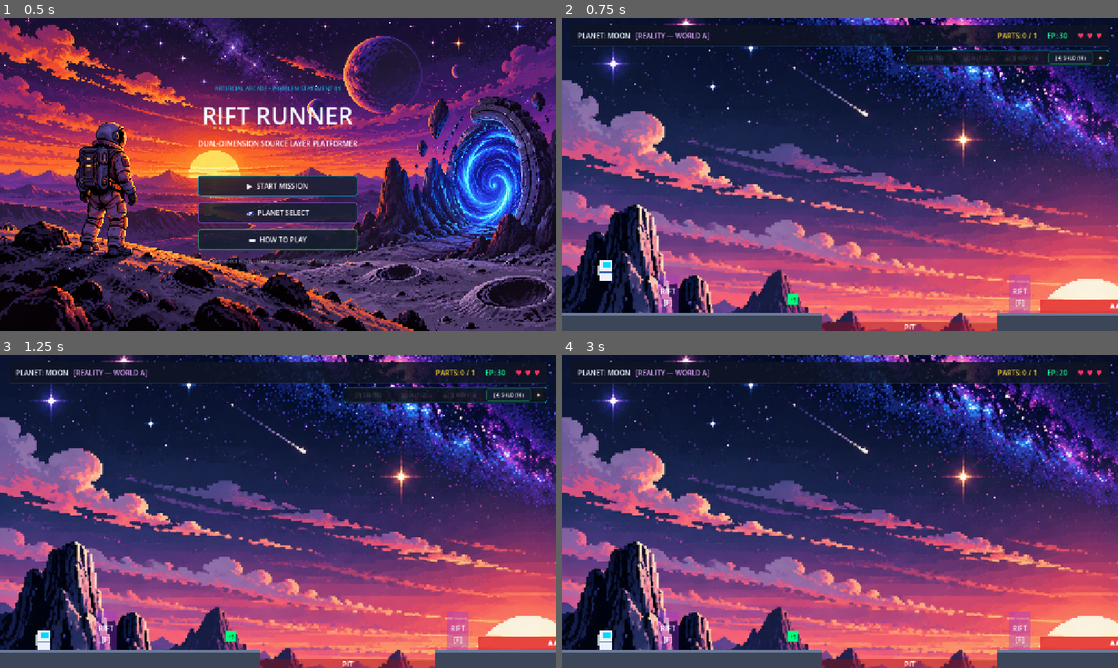
Above: before the commit, frames 1-4 (two rows, left to right).
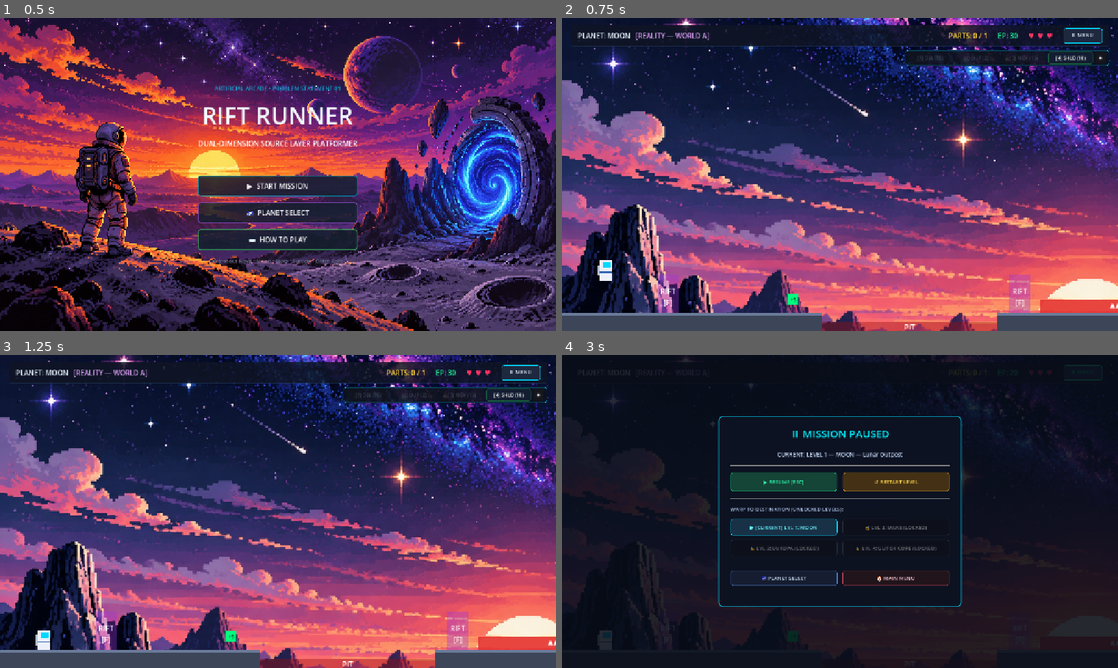
Above: after the commit, the same moments.

Repository: Pratik-sanap/Glitchverse
Game: Godot game, scene res://src/scenes/main.tscn
Same seed, same stepped clock (60 frames per second), same inputs: the game is played once before the commit and once after it.
Inputs (mouse positions are in pixels of both pictures, inside the frame that each line leads up to):
- Up to frame 1 (0.5 s): no input
- Up to frame 2 (0.75 s): click "▶ START MISSION" at 0.5 s
- Up to frame 3 (1.25 s): no input
- Up to frame 4 (3 s): click "[4] SHLD (10)" at 1.25 s; click "✖" at 2 s; click (1084, 373) at 2.75 s, where only the run after the commit has a clickable "⏸ MENU"

Frame 1 is identical in both runs. In frame 2, 0.5% of the frame differs, in the area x 69-98%, y 3-9%; in frame 3, 0.5%; in frame 4, 84%, in the area x 0-100%, y 0-100%.

Commit message:
feat(ui): add in-level pause menu with restart, level warp, and HUD button
- Added pause_menu.gd and pause_menu.tscn overlay with PROCESS_MODE_ALWAYS
- Added pause button (⏸ MENU) to HUD top bar
- Mapped ESC / P keyboard shortcuts to toggle pause menu
- Supported immediate Level Restart without restarting the game client
- Supported warping directly to any unlocked level (Moon, Mars, Europa, Glitch Core)
- Added navigation to Planet Select and Title Screen
- Added click sound effect on menu interactions

Diff:
--- a/project.godot
+++ b/project.godot
@@ -74,6 +74,12 @@
 "events": [Object(InputEventKey,"resource_local_to_scene":false,"resource_name":"","device":-1,"window_id":0,"alt_press …(191 unchanged characters)…
 ]
 }
+pause={
+"deadzone": 0.5,
+"events": [Object(InputEventKey,"resource_local_to_scene":false,"resource_name":"","device":-1,"window_id":0,"alt_pressed":false,"shift_pressed":false,"ctrl_pressed":false,"meta_pressed":false,"pressed":false,"keycode":0,"physical_keycode":4194305,"key_label":0,"unicode":0,"location":0,"echo":false,"script":null)
+, Object(InputEventKey,"resource_local_to_scene":false,"resource_name":"","device":-1,"window_id":0,"alt_pressed":false,"shift_pressed":false,"ctrl_pressed":false,"meta_pressed":false,"pressed":false,"keycode":0,"physical_keycode":80,"key_label":0,"unicode":112,"location":0,"echo":false,"script":null)
+]
+}
 
 [rendering]
 
--- a/src/scenes/gameplay.gd
+++ b/src/scenes/gameplay.gd
@@ -28,6 +28,10 @@
 # Audio
 var _audio_mgr: Node
 
+# In-Game Pause Menu
+var _pause_menu: Node = null
+var _pause_canvas: CanvasLayer = null
+
 
 func _ready() -> void:
 	# Check if Game already has an active level ID, or read from GameProgress
@@ -43,7 +47,10 @@
 	# Attach HUD overlay
 	var hud_scene: PackedScene = load("res://src/ui/hud.tscn")
 	if hud_scene:
-		add_child(hud_scene.instantiate())
+		var hud_node: Node = hud_scene.instantiate()
+		if hud_node.has_signal("pause_requested"):
+			hud_node.pause_requested.connect(_on_pause_requested)
+		add_child(hud_node)
 
 	# Attach Audio Manager
 	var audio_script: GDScript = load("res://src/scenes/audio_manager.gd")
@@ -69,6 +76,13 @@
 
 func _process(_delta: float) -> void:
 	_feed_input_to_game()
+
+
+func _unhandled_input(event: InputEvent) -> void:
+	if event is InputEventKey and event.is_pressed() and not event.is_echo():
+		if event.physical_keycode == KEY_ESCAPE or event.physical_keycode == KEY_P:
+			_toggle_pause()
+			get_viewport().set_input_as_handled()
 
 
 # ── INPUT FEEDING ───────────────────────────────────────────
@@ -719,6 +733,7 @@
 
 
 func _on_next_level_requested() -> void:
+	get_tree().paused = false
 	if _level_id >= 4:
 		get_tree().change_scene_to_file("res://src/scenes/ending_screen.tscn")
 	else:
@@ -729,13 +744,69 @@
 
 
 func _on_replay_level() -> void:
+	get_tree().paused = false
 	Game.load_level(_level_id)
 	get_tree().change_scene_to_file("res://src/scenes/gameplay.tscn")
 
 
+func _on_jump_to_level(target_level_id: int) -> void:
+	get_tree().paused = false
+	GameProgress.selected_level = target_level_id
+	Game.load_level(target_level_id)
+	get_tree().change_scene_to_file("res://src/scenes/gameplay.tscn")
+
+
 func _on_return_to_level_select() -> void:
+	get_tree().paused = false
 	get_tree().change_scene_to_file("res://src/scenes/level_select.tscn")
 
 
 func _on_return_to_main_menu() -> void:
+	get_tree().paused = false
 	get_tree().change_scene_to_file("res://src/scenes/title_screen.tscn")
+
+
+# ── PAUSE MENU CONTROLLER ───────────────────────────────────
+func _on_pause_requested() -> void:
+	_toggle_pause()
+
+
+func _toggle_pause() -> void:
+	if get_tree().paused:
+		_resume_game()
+	else:
+		_pause_game()
+
+
+func _pause_game() -> void:
+	var state: Dictionary = Game.get_state()
+	if state.get("status", "playing") != "playing":
+		return
+
+	get_tree().paused = true
+
+	if _pause_menu == null:
+		var pause_scene: PackedScene = load("res://src/scenes/pause_menu.tscn")
+		if pause_scene:
+			_pause_menu = pause_scene.instantiate()
+			_pause_menu.setup(_level_id)
+			_pause_menu.resume_requested.connect(_resume_game)
+			_pause_menu.restart_requested.connect(_on_replay_level)
+			_pause_menu.level_selected.connect(_on_jump_to_level)
+			_pause_menu.level_select_screen_requested.connect(_on_return_to_level_select)
+			_pause_menu.main_menu_requested.connect(_on_return_to_main_menu)
+
+			_pause_canvas = CanvasLayer.new()
+			_pause_canvas.layer = 30
+			_pause_canvas.process_mode = Node.PROCESS_MODE_ALWAYS
+			_pause_canvas.add_child(_pause_menu)
+			add_child(_pause_canvas)
+	else:
+		_pause_menu.setup(_level_id)
+		_pause_canvas.visible = true
+
+
+func _resume_game() -> void:
+	get_tree().paused = false
+	if _pause_canvas:
+		_pause_canvas.visible = false
--- /dev/null
+++ b/src/scenes/pause_menu.gd
@@ -0,0 +1,334 @@
+## pause_menu.gd — In-Game Pause & Warp Menu for Rift Runner.
+## Role C owns this file. No game rules logic here.
+## Provides options to Resume, Restart Level, Jump to any Unlocked Level,
+## go to Planet Select, or return to Main Menu.
+extends Control
+
+signal resume_requested
+signal restart_requested
+signal level_selected(level_id: int)
+signal level_select_screen_requested
+signal main_menu_requested
+
+const GameProgress = preload("res://src/scenes/game_progress.gd")
+
+const PLANETS: Array[Dictionary] = [
+	{
+		"id": 1,
+		"name": "MOON",
+		"desc": "Lunar Outpost",
+		"color": Color(0.65, 0.72, 0.85)
+	},
+	{
+		"id": 2,
+		"name": "MARS",
+		"desc": "Crimson Dunes",
+		"color": Color(1.0, 0.38, 0.25)
+	},
+	{
+		"id": 3,
+		"name": "EUROPA",
+		"desc": "Frozen Depths",
+		"color": Color(0.2, 0.9, 1.0)
+	},
+	{
+		"id": 4,
+		"name": "GLITCH CORE",
+		"desc": "Source Dimension",
+		"color": Color(0.85, 0.3, 1.0)
+	}
+]
+
+var _level_id: int = 1
+var _subtitle_lbl: Label
+var _levels_grid: GridContainer
+var _click_player: AudioStreamPlayer
+
+
+func _ready() -> void:
+	process_mode = Node.PROCESS_MODE_ALWAYS
+	_setup_audio()
+	_build_ui()
+	_refresh_display()
+
+
+func setup(level_id: int) -> void:
+	_level_id = level_id
+	GameProgress.load_progress()
+	if _subtitle_lbl:
+		_refresh_display()
+
+
+func _unhandled_input(event: InputEvent) -> void:
+	if not visible:
+		return
+	if event is InputEventKey and event.is_pressed() and not event.is_echo():
+		if event.physical_keycode == KEY_ESCAPE or event.physical_keycode == KEY_P:
+			_play_click()
+			emit_signal("resume_requested")
+			get_viewport().set_input_as_handled()
+
+
+func _setup_audio() -> void:
+	_click_player = AudioStreamPlayer.new()
+	_click_player.process_mode = Node.PROCESS_MODE_ALWAYS
+	if ResourceLoader.exists("res://assets/sounds/click.wav"):
+		_click_player.stream = load("res://assets/sounds/click.wav")
+	add_child(_click_player)
+
+
+func _play_click() -> void:
+	if _click_player and _click_player.stream:
+		if _click_player.is_playing():
+			_click_player.stop()
+		_click_player.play()
+
+
+func _build_ui() -> void:
+	set_anchors_preset(Control.PRESET_FULL_RECT)
+
+	# 1. Dark semi-transparent blur backdrop
+	var bg: ColorRect = ColorRect.new()
+	bg.set_anchors_preset(Control.PRESET_FULL_RECT)
+	bg.color = Color(0.03, 0.05, 0.09, 0.88)
+	add_child(bg)
+
+	# 2. Centered Modal Dialog
+	var center_root: CenterContainer = CenterContainer.new()
+	center_root.set_anchors_preset(Control.PRESET_FULL_RECT)
+	add_child(center_root)
+
+	var panel: PanelContainer = PanelContainer.new()
+	panel.custom_minimum_size = Vector2(560, 440)
+	center_root.add_child(panel)
+
+	var panel_style: StyleBoxFlat = StyleBoxFlat.new()
+	panel_style.bg_color = Color(0.05, 0.07, 0.13, 0.97)
+	panel_style.border_width_left = 2
+	panel_style.border_width_right = 2
+	panel_style.border_width_top = 2
+	panel_style.border_width_bottom = 2
+	panel_style.border_color = Color(0.0, 0.85, 1.0, 0.85)
+	panel_style.corner_radius_top_left = 10
+	panel_style.corner_radius_top_right = 10
+	panel_style.corner_radius_bottom_left = 10
+	panel_style.corner_radius_bottom_right = 10
+	panel_style.content_margin_left = 28
+	panel_style.content_margin_right = 28
+	panel_style.content_margin_top = 24
+	panel_style.content_margin_bottom = 24
+	panel.add_theme_stylebox_override("panel", panel_style)
+
+	var box: VBoxContainer = VBoxContainer.new()
+	box.add_theme_constant_override("separation", 14)
+	panel.add_child(box)
+
+	# Header
+	var title_lbl: Label = Label.new()
+	title_lbl.text = "⏸ MISSION PAUSED"
+	title_lbl.horizontal_alignment = HORIZONTAL_ALIGNMENT_CENTER
+	title_lbl.add_theme_font_size_override("font_size", 24)
+	title_lbl.add_theme_color_override("font_color", Color(0.0, 0.95, 1.0))
+	box.add_child(title_lbl)
+
+	_subtitle_lbl = Label.new()
+	_subtitle_lbl.text = "LEVEL 1: MOON — Lunar Outpost"
+	_subtitle_lbl.horizontal_alignment = HORIZONTAL_ALIGNMENT_CENTER
+	_subtitle_lbl.add_theme_font_size_override("font_size", 13)
+	_subtitle_lbl.add_theme_color_override("font_color", Color(0.8, 0.88, 1.0))
+	box.add_child(_subtitle_lbl)
+
+	var sep1: HSeparator = HSeparator.new()
+	box.add_child(sep1)
+
+	# Primary Actions (Resume / Restart)
+	var action_box: HBoxContainer = HBoxContainer.new()
+	action_box.add_theme_constant_override("separation", 14)
+	box.add_child(action_box)
+
+	var btn_resume: Button = _create_styled_button(
+		"▶ RESUME [ESC]",
+		Color(0.08, 0.28, 0.22, 0.95),
+		Color(0.1, 1.0, 0.6, 0.9),
+		Color(0.2, 1.0, 0.7)
+	)
+	btn_resume.size_flags_horizontal = Control.SIZE_EXPAND_FILL
+	btn_resume.custom_minimum_size = Vector2(0, 44)
+	btn_resume.pressed.connect(func():
+		_play_click()
+		emit_signal("resume_requested")
+	)
+	action_box.add_child(btn_resume)
+
+	var btn_restart: Button = _create_styled_button(
+		"↺ RESTART LEVEL",
+		Color(0.28, 0.2, 0.08, 0.95),
+		Color(1.0, 0.75, 0.2, 0.9),
+		Color(1.0, 0.85, 0.3)
+	)
+	btn_restart.size_flags_horizontal = Control.SIZE_EXPAND_FILL
+	btn_restart.custom_minimum_size = Vector2(0, 44)
+	btn_restart.pressed.connect(func():
+		_play_click()
+		emit_signal("restart_requested")
+	)
+	action_box.add_child(btn_restart)
+
+	var sep2: HSeparator = HSeparator.new()
+	box.add_child(sep2)
+
+	# Unlocked Level Select Section
+	var level_header: Label = Label.new()
+	level_header.text = "WARP TO DESTINATION (UNLOCKED LEVELS):"
+	level_header.add_theme_font_size_override("font_size", 12)
+	level_header.add_theme_color_override("font_color", Color(0.75, 0.85, 1.0))
+	box.add_child(level_header)
+
+	_levels_grid = GridContainer.new()
+	_levels_grid.columns = 2
+	_levels_grid.add_theme_constant_override("h_separation", 12)
+	_levels_grid.add_theme_constant_override("v_separation", 10)
+	box.add_child(_levels_grid)
+
+	var sep3: HSeparator = HSeparator.new()
+	box.add_child(sep3)
+
+	# Navigation Buttons (Planet Select / Main Menu)
+	var nav_box: HBoxContainer = HBoxContainer.new()
+	nav_box.add_theme_constant_override("separation", 12)
+	box.add_child(nav_box)
+
+	var btn_planet_select: Button = _create_styled_button(
+		"🌌 PLANET SELECT",
+		Color(0.09, 0.12, 0.2, 0.9),
+		Color(0.3, 0.5, 0.8, 0.7),
+		Color(0.85, 0.92, 1.0)
+	)
+	btn_planet_select.size_flags_horizontal = Control.SIZE_EXPAND_FILL
+	btn_planet_select.custom_minimum_size = Vector2(0, 36)
+	btn_planet_select.pressed.connect(func():
+		_play_click()
+		emit_signal("level_select_screen_requested")
+	)
+	nav_box.add_child(btn_planet_select)
+
+	var btn_main_menu: Button = _create_styled_button(
+		"🏠 MAIN MENU",
+		Color(0.14, 0.08, 0.1, 0.9),
+		Color(0.7, 0.25, 0.35, 0.7),
+		Color(1.0, 0.8, 0.85)
+	)
+	btn_main_menu.size_flags_horizontal = Control.SIZE_EXPAND_FILL
+	btn_main_menu.custom_minimum_size = Vector2(0, 36)
+	btn_main_menu.pressed.connect(func():
+		_play_click()
+		emit_signal("main_menu_requested")
+	)
+	nav_box.add_child(btn_main_menu)
+
+
+func _refresh_display() -> void:
+	var planet_name: String = "UNKNOWN"
+	for p in PLANETS:
+		if p["id"] == _level_id:
+			planet_name = p["name"] + " — " + p["desc"]
+			break
+	if _subtitle_lbl:
+		_subtitle_lbl.text = "CURRENT: LEVEL %d — %s" % [_level_id, planet_name]
+
+	if not _levels_grid:
+		return
+
+	for child in _levels_grid.get_children():
+		child.queue_free()
+
+	for p in PLANETS:
+		var lvl_id: int = p["id"]
+		var is_unlocked: bool = GameProgress.is_unlocked(lvl_id)
+		var is_current: bool = (lvl_id == _level_id)
+		var p_name: String = p["name"]
+		var p_col: Color = p["color"]
+
+		var btn: Button
+		if is_current:
+			btn = _create_styled_button(
+				"▶ [CURRENT] LVL %d: %s" % [lvl_id, p_name],
+				Color(0.1, 0.2, 0.28, 0.95),
+				Color(0.0, 0.85, 1.0, 0.9),
+				Color(0.4, 0.95, 1.0)
+			)
+			btn.pressed.connect(func():
+				_play_click()
+				emit_signal("resume_requested")
+			)
+		elif is_unlocked:
+			btn = _create_styled_button(
+				"WARP LVL %d: %s" % [lvl_id, p_name],
+				Color(0.08, 0.1, 0.16, 0.9),
+				p_col * 0.7,
+				p_col
+			)
+			btn.pressed.connect(func():
+				_play_click()
+				emit_signal("level_selected", lvl_id)
+			)
+		else:
+			btn = _create_styled_button(
+				"🔒 LVL %d: %s (LOCKED)" % [lvl_id, p_name],
+				Color(0.05, 0.06, 0.08, 0.6),
+				Color(0.2, 0.22, 0.28, 0.4),
+				Color(0.4, 0.42, 0.48)
+			)
+			btn.disabled = true
+			btn.mouse_default_cursor_shape = Control.CURSOR_ARROW
+
+		btn.size_flags_horizontal = Control.SIZE_EXPAND_FILL
+		btn.custom_minimum_size = Vector2(0, 38)
+		_levels_grid.add_child(btn)
+
+
+func _create_styled_button(text: String, bg: Color, border: Color, font_col: Color = Color.WHITE) -> Button:
+	var btn: Button = Button.new()
+	btn.text = text
+	btn.focus_mode = Control.FOCUS_NONE
+	btn.mouse_default_cursor_shape = Control.CURSOR_POINTING_HAND
+	btn.add_theme_font_size_override("font_size", 12)
+	btn.add_theme_color_override("font_color", font_col)
+	btn.add_theme_color_override("font_hover_color", Color.WHITE)
+
+	var norm: StyleBoxFlat = StyleBoxFlat.new()
+	norm.bg_color = bg
+	norm.border_color = border
+	norm.border_width_left = 1
+	norm.border_width_right = 1
+	norm.border_width_top = 1
+	norm.border_width_bottom = 1
+	norm.corner_radius_top_left = 6
+	norm.corner_radius_top_right = 6
+	norm.corner_radius_bottom_left = 6
+	norm.corner_radius_bottom_right = 6
+	norm.content_margin_left = 12
+	norm.content_margin_right = 12
+	norm.content_margin_top = 6
+	norm.content_margin_bottom = 6
+	btn.add_theme_stylebox_override("normal", norm)
+
+	var hov: StyleBoxFlat = norm.duplicate()
+	hov.bg_color = bg.lightened(0.14)
+	hov.border_color = border.lightened(0.25)
+	hov.border_width_left = 2
+	hov.border_width_right = 2
+	hov.border_width_top = 2
+	hov.border_width_bottom = 2
+	btn.add_theme_stylebox_override("hover", hov)
+
+	var press: StyleBoxFlat = norm.duplicate()
+	press.bg_color = bg.darkened(0.18)
+	btn.add_theme_stylebox_override("pressed", press)
+
+	var dis: StyleBoxFlat = norm.duplicate()
+	dis.bg_color = Color(0.05, 0.06, 0.08, 0.5)
+	dis.border_color = Color(0.2, 0.22, 0.26, 0.3)
+	btn.add_theme_stylebox_override("disabled", dis)
+
+	return btn
--- /dev/null
+++ b/src/scenes/pause_menu.tscn
@@ -0,0 +1,13 @@
+[gd_scene load_steps=2 format=3 uid="uid://pause_menu_scene"]
+
+[ext_resource type="Script" path="res://src/scenes/pause_menu.gd" id="1_pause_menu"]
+
+[node name="PauseMenu" type="Control"]
+process_mode = 3
+layout_mode = 3
+anchors_preset = 15
+anchor_right = 1.0
+anchor_bottom = 1.0
+grow_horizontal = 2
+grow_vertical = 2
+script = ExtResource("1_pause_menu")
--- a/src/ui/hud.gd
+++ b/src/ui/hud.gd
@@ -2,6 +2,8 @@
 ## Role C owns this file. No game rules logic here.
 ## Displays points, lives, ship parts, planet name, skill bar and floating score changes.
 extends CanvasLayer
+
+signal pause_requested
 
 # ── Tunable Colors & Styling ────────────────────────────────
 const COLOR_EP_GAIN: Color = Color(0.1, 1.0, 0.45, 1.0) # Bright neon green
@@ -121,6 +123,41 @@
 		heart.add_theme_color_override("font_color", COLOR_HEART_ACTIVE)
 		_lives_container.add_child(heart)
 		_life_icons.append(heart)
+
+	# 5. Pause / Menu Button
+	var btn_pause: Button = Button.new()
+	btn_pause.text = "⏸ MENU"
+	btn_pause.custom_minimum_size = Vector2(90, 30)
+	btn_pause.focus_mode = Control.FOCUS_NONE
+	btn_pause.mouse_default_cursor_shape = Control.CURSOR_POINTING_HAND
+	btn_pause.add_theme_font_size_override("font_size", 12)
+	btn_pause.add_theme_color_override("font_color", Color(0.9, 0.95, 1.0))
+	btn_pause.add_theme_color_override("font_hover_color", Color(0.1, 1.0, 0.7))
+
+	var pause_btn_style: StyleBoxFlat = StyleBoxFlat.new()
+	pause_btn_style.bg_color = Color(0.12, 0.16, 0.25, 0.95)
+	pause_btn_style.border_width_left = 1
+	pause_btn_style.border_width_right = 1
+	pause_btn_style.border_width_top = 1
+	pause_btn_style.border_width_bottom = 1
+	pause_btn_style.border_color = Color(0.0, 0.85, 1.0, 0.6)
+	pause_btn_style.corner_radius_top_left = 4
+	pause_btn_style.corner_radius_top_right = 4
+	pause_btn_style.corner_radius_bottom_left = 4
+	pause_btn_style.corner_radius_bottom_right = 4
+	pause_btn_style.content_margin_left = 10
+	pause_btn_style.content_margin_right = 10
+	pause_btn_style.content_margin_top = 4
+	pause_btn_style.content_margin_bottom = 4
+	btn_pause.add_theme_stylebox_override("normal", pause_btn_style)
+
+	var pause_hover_style: StyleBoxFlat = pause_btn_style.duplicate()
+	pause_hover_style.bg_color = Color(0.18, 0.25, 0.38, 0.95)
+	pause_hover_style.border_color = Color(0.1, 1.0, 0.7, 0.9)
+	btn_pause.add_theme_stylebox_override("hover", pause_hover_style)
+
+	btn_pause.pressed.connect(func(): emit_signal("pause_requested"))
+	top_box.add_child(btn_pause)
 
 	# ── Floating Numbers Container ──────────────────────────
 	_float_container = Control.new()
Not shown, added: src/scenes/pause_menu.gd.uid
